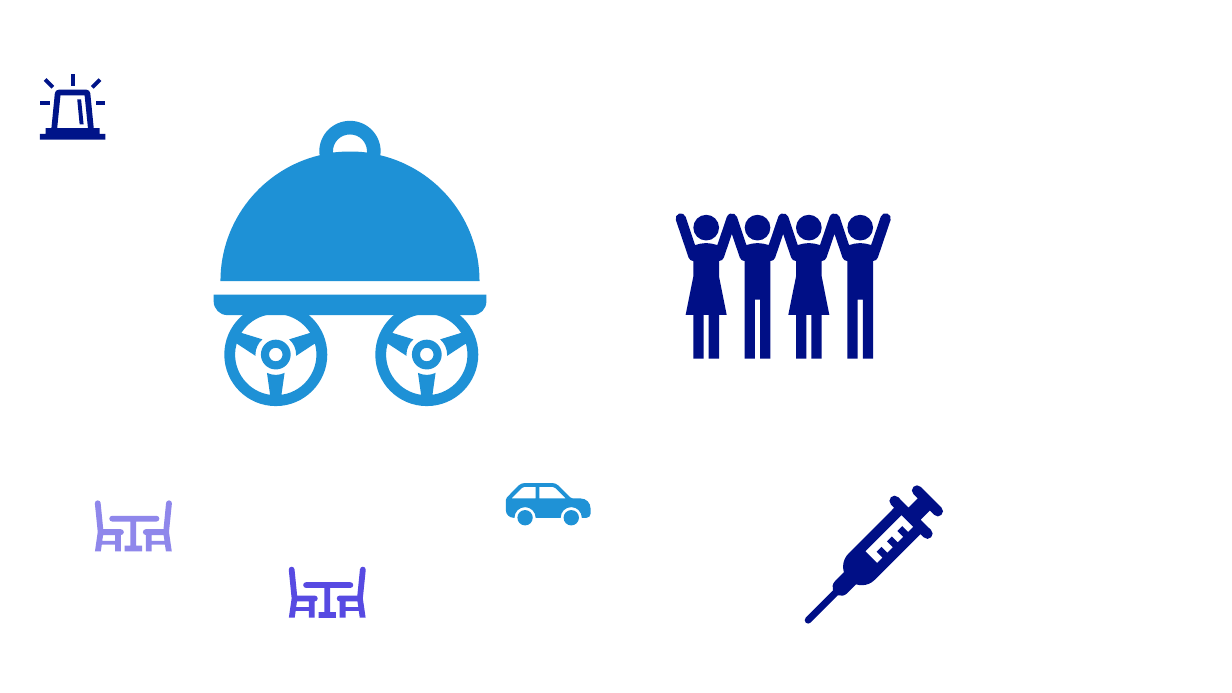
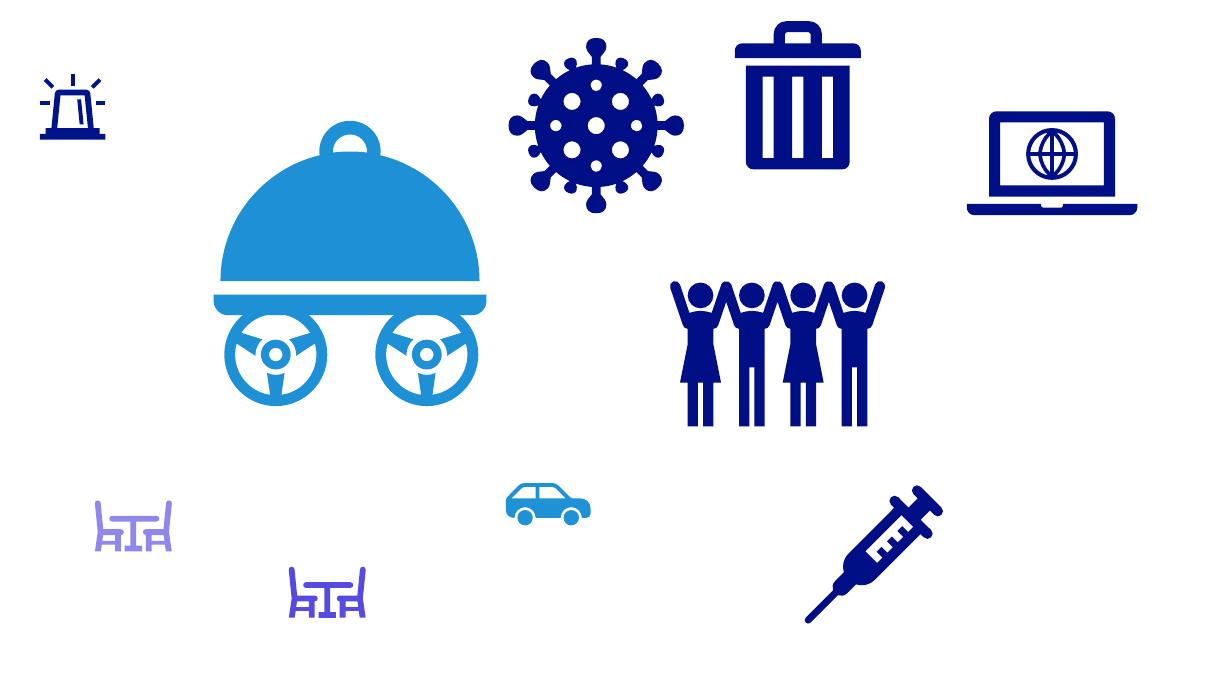
Before and after one commit to HelpMyStreet/front-end, a slide deck: slide 4 of HelpMyStreetFE/HelpMyStreetFE/src/pptx/Icons.pptx. Drawn at 1232x693 pixels with LibreOffice and Linux fonts; fonts in the diff are those of the drawing. Boxes give left, top, right and bottom in pixels: in the first picture for what was removed or moved away, otherwise in the second. Text is boxed around its words. In the diff, an @@ line names an element or a change of style, - is before the commit and + after.

```diff
--- a/HelpMyStreetFE/HelpMyStreetFE/src/pptx/Icons.pptx
+++ b/HelpMyStreetFE/HelpMyStreetFE/src/pptx/Icons.pptx
@@ freeform shape added at bbox=[735, 21, 860, 58], fill #000F86 @@
@@ freeform shape added at bbox=[508, 38, 684, 213], fill #000F86 @@
@@ freeform shape added at bbox=[746, 66, 849, 169], fill #000F86 @@
@@ freeform shape added at bbox=[989, 112, 1115, 197], fill #000F86 @@
@@ freeform shape added at bbox=[1027, 128, 1079, 180], fill #000F86 @@
@@ freeform shape added at bbox=[967, 204, 1137, 215], fill #000F86 @@
@@ 5 freeform shapes: place and size @@
-5 freeform shapes at bbox=[676, 213, 891, 359]
+5 freeform shapes at bbox=[670, 281, 885, 426]
```
Also in this commit, not shown: 3 other files.
